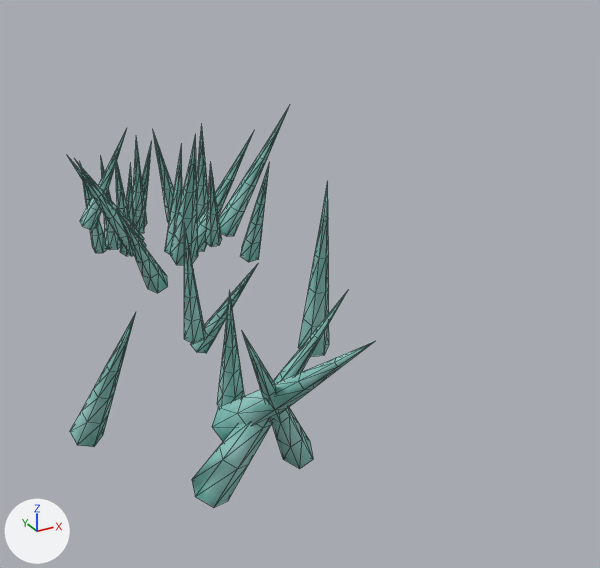
One commit to the FBX model Unity/Assets/Resources/Comp_Modele/FrozenPick/Pic.FBX: the scene before it, then after it.
Before and after are seen from a camera (50 mm lens) standing at (-1.74, -4.57, 1.72) and looking at (0.42, -0.63, -0.25). Lighting does not change. The marker at lower left points along +X, +Y and +Z. Both versions are drawn at frame 7 of the action 'Take 001'; the numbers are the values there. Mesh edges are drawn as thin lines.
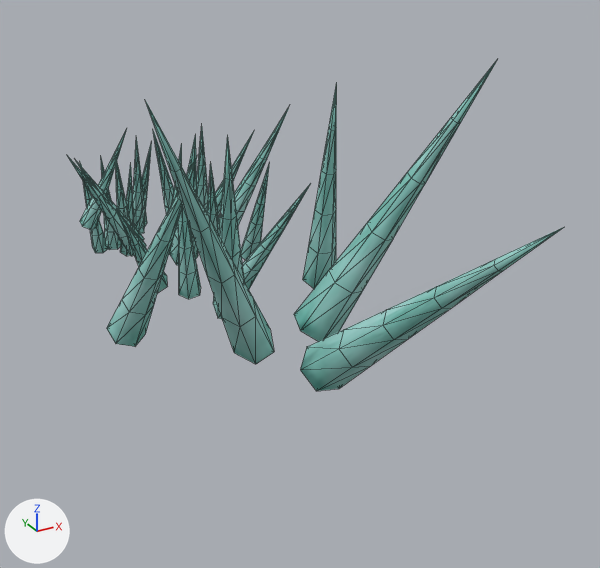
Pixel boxes [x1, y1, x2, y2] of what changed, in the pictures (600 x 568 px):
'Cone011', moved
    before: [192, 291, 348, 507]
    after: [294, 59, 498, 341]
'Cone015', moved
    before: [212, 341, 375, 441]
    after: [300, 227, 564, 391]
'Cone013', moved
    before: [242, 331, 313, 469]
    after: [145, 100, 274, 364]
'Cone014', moved
    before: [70, 313, 136, 447]
    after: [107, 155, 198, 347]
'Cone012', moved
    before: [298, 183, 329, 357]
    after: [303, 82, 337, 289]
'Cone025', moved
    before: [217, 292, 245, 407]
    after: [213, 136, 245, 319]
'Cone006', moved
    before: [184, 222, 205, 344]
    after: [178, 207, 201, 299]
'Cone026', moved
    before: [191, 264, 258, 353]
    after: [243, 185, 310, 289]
'Cone009', unchanged, covered by the edit
    both: [170, 134, 198, 265]

What changed in the scene script:
```text
Change ob_cone015:
    ob_cone015.location: (-0.014, -0.541, -1.133) -> (0.108, -1.438, -0.326)
Change ob_cone013:
    ob_cone013.location: (0.375, -0.67, -1.377) -> (-0.25, -1.383, -0.11)
Change ob_cone014:
    ob_cone014.location: (-0.841, -0.296, -1.075) -> (-0.704, -0.862, -0.179)
Change ob_cone006:
    ob_cone006.location: (-0.191, -0.465, -0.506) -> (-0.245, -0.574, -0.167)
Change ob_cone011:
    ob_cone011.location: (-0.208, -0.624, -1.504) -> (0.269, -1.07, -0.298)
Change ob_cone026:
    ob_cone026.location: (-0.065, -0.22, -0.718) -> (0.063, -0.583, -0.179)
Change ob_cone025:
    ob_cone025.location: (0.057, -0.397, -1.109) -> (-0.128, -0.859, -0.179)
Change ob_cone012:
    ob_cone012.location: (0.534, -0.602, -0.699) -> (0.472, -0.772, -0.166)
```
